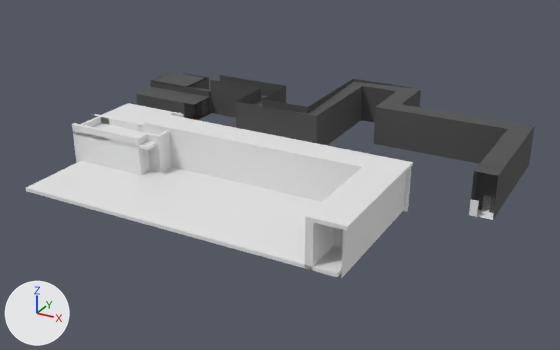
The glTF model assets/environments/interrogation_rooms.glb as it was, and as the next commit left it.
One viewpoint serves both versions: a 50 mm lens placed at (21.4, -88.3, 43.9), pointed at (-28.6, 2.6, -1.6). Every picture has the same lights, and +X, +Y and +Z are marked at lower left. Where no turn or scale is listed for an object, it has been applied to the vertices.
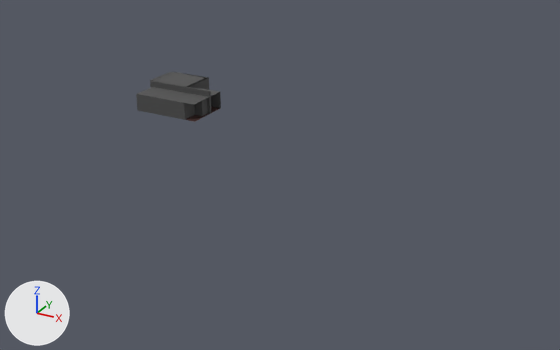
Commit message: fix for lex

The edits, one by one:
Object 'Door' (ob_door) is deleted.
Object 'Mesh_8.001' (ob_mesh_8_001) is deleted.
Object 'Mesh_8.002' (ob_mesh_8_002) is deleted.
Object 'Mesh_8.004' (ob_mesh_8_004) is deleted.
Object 'Mesh_8.003' (ob_mesh_8_003) is deleted.
Object 'TallDoorFrame' (ob_talldoorframe) is deleted.
Object 'CSGBox3D102' (ob_csgbox3d102) is deleted.
Object 'CSGBox3D112' (ob_csgbox3d112) is deleted.
Object 'CSGBox3D132' (ob_csgbox3d132) is deleted.
Object 'CSGBox3D172' (ob_csgbox3d172) is deleted.
Object 'CSGBox3D182' (ob_csgbox3d182) is deleted.
Object 'CSGBox3D192' (ob_csgbox3d192) is deleted.
Object 'CSGBox3D2' (ob_csgbox3d2) is deleted.
Object 'CSGBox3D211' (ob_csgbox3d211) is deleted.
Object 'CSGBox3D212' (ob_csgbox3d212) is deleted.
Object 'CSGBox3D252' (ob_csgbox3d252) is deleted.
Object 'CSGBox3D302' (ob_csgbox3d302) is deleted.
Object 'CSGBox3D312' (ob_csgbox3d312) is deleted.
Object 'CSGBox3D322' (ob_csgbox3d322) is deleted.
Object 'CSGBox3D332' (ob_csgbox3d332) is deleted.
Object 'CSGBox3D352' (ob_csgbox3d352) is deleted.
Object 'CSGBox3D36' (ob_csgbox3d36) is deleted.
Object 'CSGBox3D42' (ob_csgbox3d42) is deleted.
Object 'CSGBox3D52' (ob_csgbox3d52) is deleted.
Object 'CSGBox3D62' (ob_csgbox3d62) is deleted.
Object 'CSGBox3D82' (ob_csgbox3d82) is deleted.

Changed parts and their boxes (x1, y1, x2, y2) in the pictures (560 x 350 px):
'CSGBox3D211', deleted: before (25, 161, 322, 270)
'Mesh_8.001', deleted: before (210, 79, 508, 200)
'CSGBox3D62', deleted: before (164, 130, 358, 201)
'CSGBox3D102', deleted: before (144, 113, 413, 178)
'Mesh_8.002', deleted: before (253, 82, 534, 176)
'CSGBox3D352', deleted: before (305, 167, 400, 231)
'Mesh_8.004', deleted: before (220, 75, 534, 219)
'CSGBox3D36', deleted: before (341, 173, 406, 278)
'CSGBox3D192', deleted: before (72, 123, 143, 175)
'CSGBox3D52', deleted: before (305, 220, 334, 271)
'CSGBox3D322', deleted: before (102, 104, 170, 124)
'TallDoorFrame', deleted: before (475, 165, 503, 213)
'CSGBox3D2', deleted: before (313, 246, 343, 277)
'CSGBox3D172', deleted: before (145, 132, 163, 173)
'CSGBox3D302', deleted: before (73, 123, 144, 145)
'CSGBox3D112', deleted: before (158, 130, 172, 171)
'CSGBox3D332', deleted: before (93, 114, 144, 132)
'Mesh_8.003', deleted: before (477, 196, 494, 220)
'CSGBox3D182', deleted: before (138, 133, 150, 174)
'CSGBox3D42', deleted: before (403, 168, 411, 212)
'CSGBox3D82', deleted: before (333, 228, 343, 248)
'CSGBox3D312', deleted: before (124, 132, 156, 151)
'Door', deleted: before (469, 199, 479, 217)
'CSGBox3D252', deleted: before (81, 116, 101, 127)
'CSGBox3D132', deleted: before (138, 125, 158, 135)
'CSGBox3D212', deleted: before (129, 104, 184, 117)
